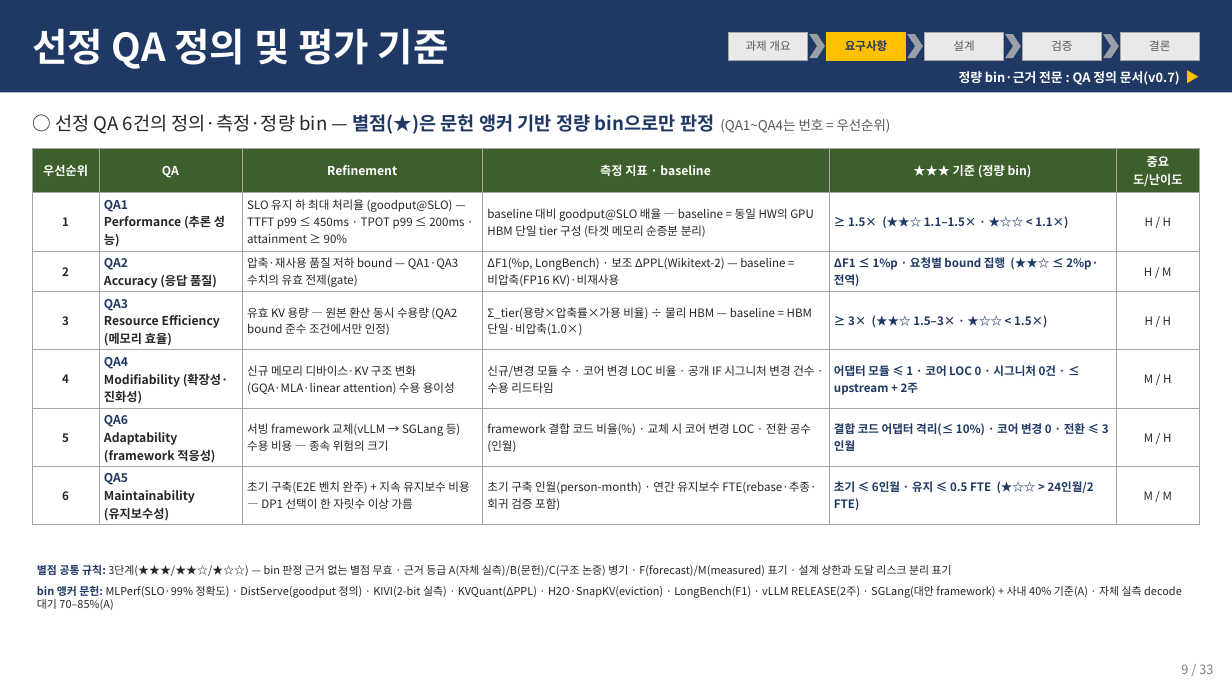
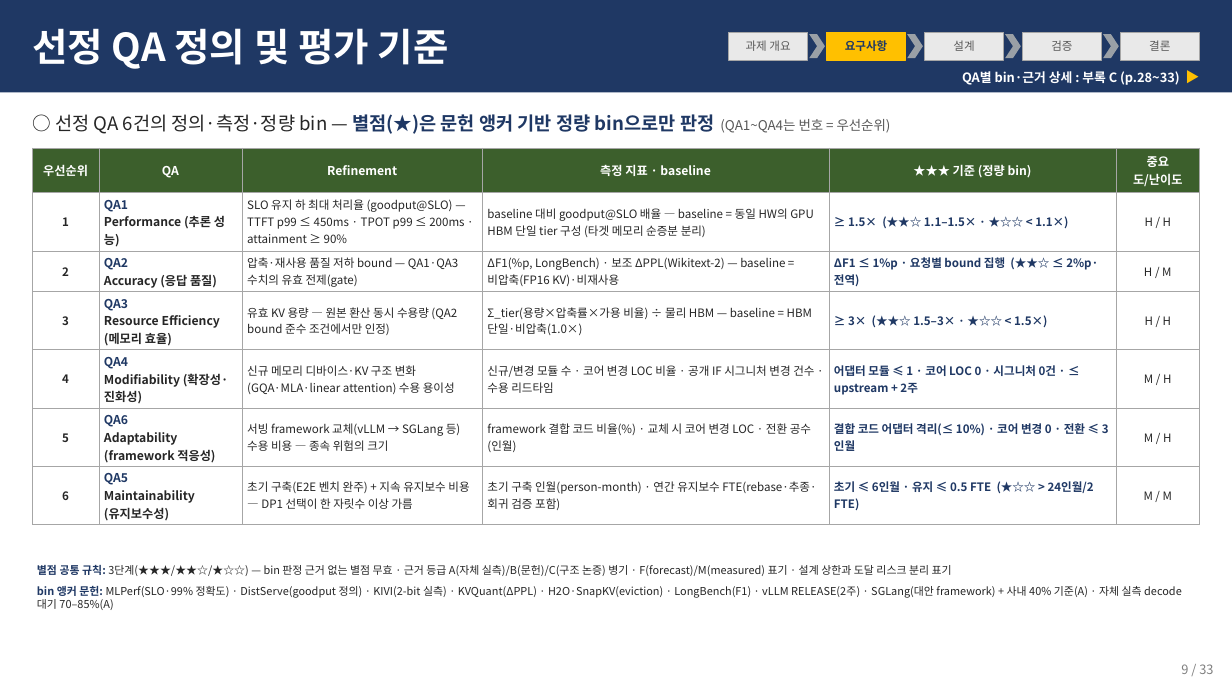
Before and after one commit to mkim0628/architect, a slide deck: slide 5 of docs/mcr_req_deck.pptx. Drawn at 1232x693 pixels with LibreOffice and Linux fonts; fonts in the diff are those of the drawing. Boxes give left, top, right and bottom in pixels: in the first picture for what was removed or moved away, otherwise in the second. Text is boxed around its words. In the diff, an @@ line names an element or a change of style, - is before the commit and + after.

```diff
--- a/docs/mcr_req_deck.pptx
+++ b/docs/mcr_req_deck.pptx
@@ text at (962,71,1180,85): text changed @@
-정량 bin·근거 전문 : QA 정의 문서(v0.7) ▶
+QA별 bin·근거 상세 : 부록 C (p.28~33) ▶
```
Also in this commit, not shown: 3 other slides changed, 8 slides added, 1 other file.
